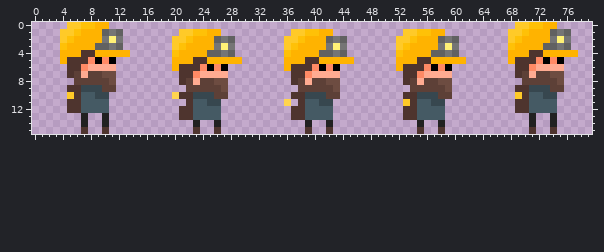
One commit to this sprite sheet: Sprites/Player/Player/Player Idle.png. Above, as it was before the edit.
The file is 80x16 pixels.
New version:
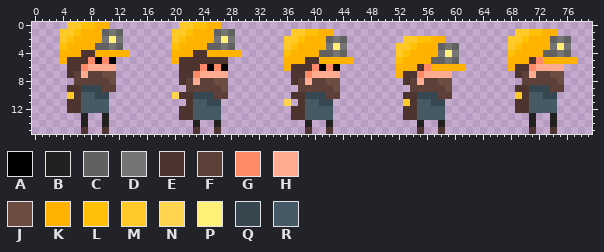
Palette (. is transparent): A #000000  B #212121  C #616161  D #757575  E #4e342e  F #5d4037  G #ff8a65  H #ffab91  J #6d4c41  K #ffb300  L #ffc107  M #ffca28  N #ffd54f  P #fff176  Q #37474f  R #455a64
From the commit log: added Player Move Animation
Edits made:
The edit adds colour C in row 1 at x 28.
Colour D gives way to colour C in row 2 at x 74 and 76; in row 3 at x 26, 28, 58 and 60.
Colour K gives way to colour C in row 1 at x 26; in row 3 at x 25; in row 4 at x 73 to 74 and 76; in row 5 at x 57 to 58 and 60.
The edit adds colour D in row 1 at x 27.
Colour C gives way to colour D in row 2 at x 26 and 28; in row 3 at x 74 and 76; in row 4 at x 58 and 60.
Colour K gives way to colour D in row 4 at x 75; in row 5 at x 59.
Colour P gives way to colour D in row 2 at x 75; in row 3 at x 27 and 59.
Colour K gives way to colour E in row 4 at x 23 to 24; in row 5 at x 21 to 22 and 25 to 27.
The edit adds colour K in row 0 at x 25 to 26; in row 4 at x 29; in row 5 at x 76 to 77; in row 6 at x 60 to 61 and 68; in row 7 at x 52.
Colour A gives way to colour K in row 5 at x 73 and 75; in row 6 at x 57 and 59.
Colour C gives way to colour K in row 1 at x 74; in row 2 at x 58; in row 3 at x 73; in row 4 at x 25 to 26, 28 and 57.
Colour D gives way to colour K in row 4 at x 27.
Colour E gives way to colour K in row 4 at x 71 to 72; in row 5 at x 55 to 56 and 69 to 70; in row 6 at x 53 to 54.
Colour G gives way to colour K in row 5 at x 74; in row 6 at x 58.
Colour L gives way to colour K in row 1 at x 23 to 24; in row 2 at x 22; in row 3 at x 21; in row 4 at x 20.
The edit adds colour L in row 0 at x 23 to 24.
Colour K gives way to colour L in row 1 at x 71 to 72; in row 2 at x 55 to 56 and 70; in row 3 at x 54 and 69; in row 4 at x 53 and 68; in row 5 at x 52.
Colour M gives way to colour L in row 1 at x 22; in row 2 at x 21; in row 3 at x 20.
The edit adds colour M in row 0 at x 21 to 22; in row 1 at x 20.
Colour L gives way to colour M in row 1 at x 70; in row 2 at x 54 and 69; in row 3 at x 53 and 68; in row 4 at x 52.
Colour D gives way to colour P in row 2 at x 27; in row 3 at x 75; in row 4 at x 59.
Colour C is removed in row 1 at x 76; in row 2 at x 60.
Colour D is removed in row 1 at x 75; in row 2 at x 59.
Colour K is removed in row 0 at x 73 to 74; in row 1 at x 57 to 58; in row 4 at x 77; in row 5 at x 28 to 29 and 61; in row 6 at x 20.
Colour L is removed in row 0 at x 71 to 72; in row 1 at x 55 to 56.
Colour M is removed in row 0 at x 69 to 70; in row 1 at x 53 to 54 and 68; in row 2 at x 52.
